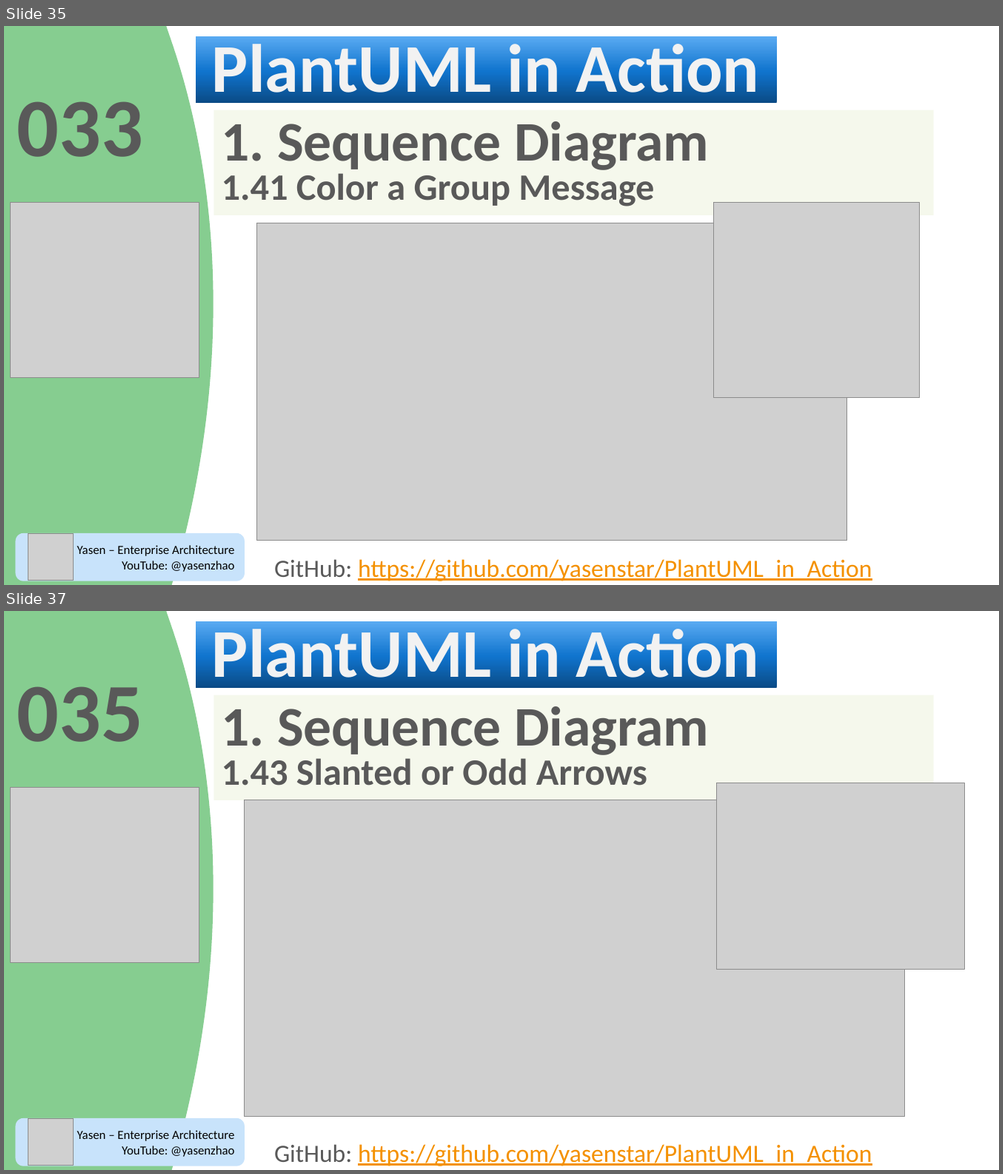
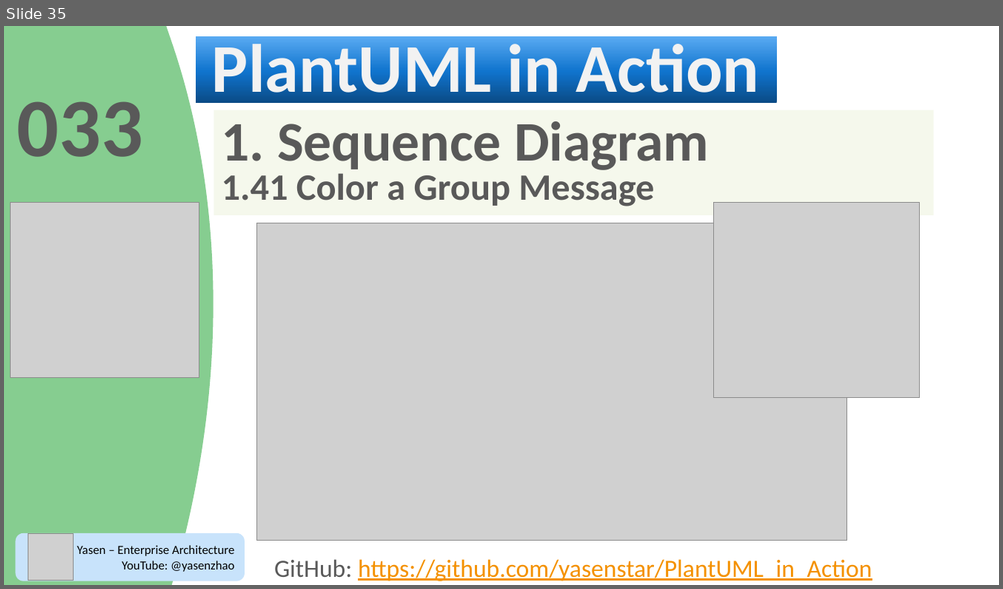
Before and after one commit to yasenstar/PlantUML_in_Action, a slide deck: PlantUML_in_Action.pptx. Shown one above the other, each under a label of ours: slides 35 and 37 before the commit, slide 35 after it; the slides between them are not shown. The pictures are 1003x1174 and 1003x589 pixels, drawn with LibreOffice and Linux fonts; fonts in the diff are those of the drawing; grey boxes stand for pictures; background and template pictures are left out; a plain dark background stands for a picture behind light text. Boxes give left, top, right and bottom in pixels: in the first picture for what was removed or moved away, otherwise in the second. Text is boxed around its words. In the diff, an @@ line names an element or a change of style, - is before the commit and + after.

```diff
--- a/PlantUML_in_Action.pptx
+++ b/PlantUML_in_Action.pptx
@@ slide 37 removed at (4, 611, 999, 1170), background picture (left out); not listed: 3 template elements that a slide beside it also shows @@
@@ title removed at (196, 621, 777, 689) @@
-PlantUML in Action
@@ text removed at (17, 686, 143, 742) @@
-035
@@ rectangle removed at (213, 695, 933, 800) @@
-1. Sequence Diagram
-1.43 Slanted or Odd Arrows
@@ picture removed at (10, 788, 199, 963) @@
@@ picture removed at (717, 783, 965, 970) @@
@@ picture removed at (244, 800, 905, 1117) @@
@@ rounded rectangle removed at (15, 1119, 244, 1166) @@
-Yasen – Enterprise Architecture
-YouTube: @yasenzhao
@@ picture removed at (28, 1119, 74, 1166) @@
@@ text removed at (274, 1145, 871, 1167) @@
-GitHub: https://github.com/yasenstar/PlantUML_in_Action
```
Also in this commit, not shown: 1 slide changed, 4 other files.
